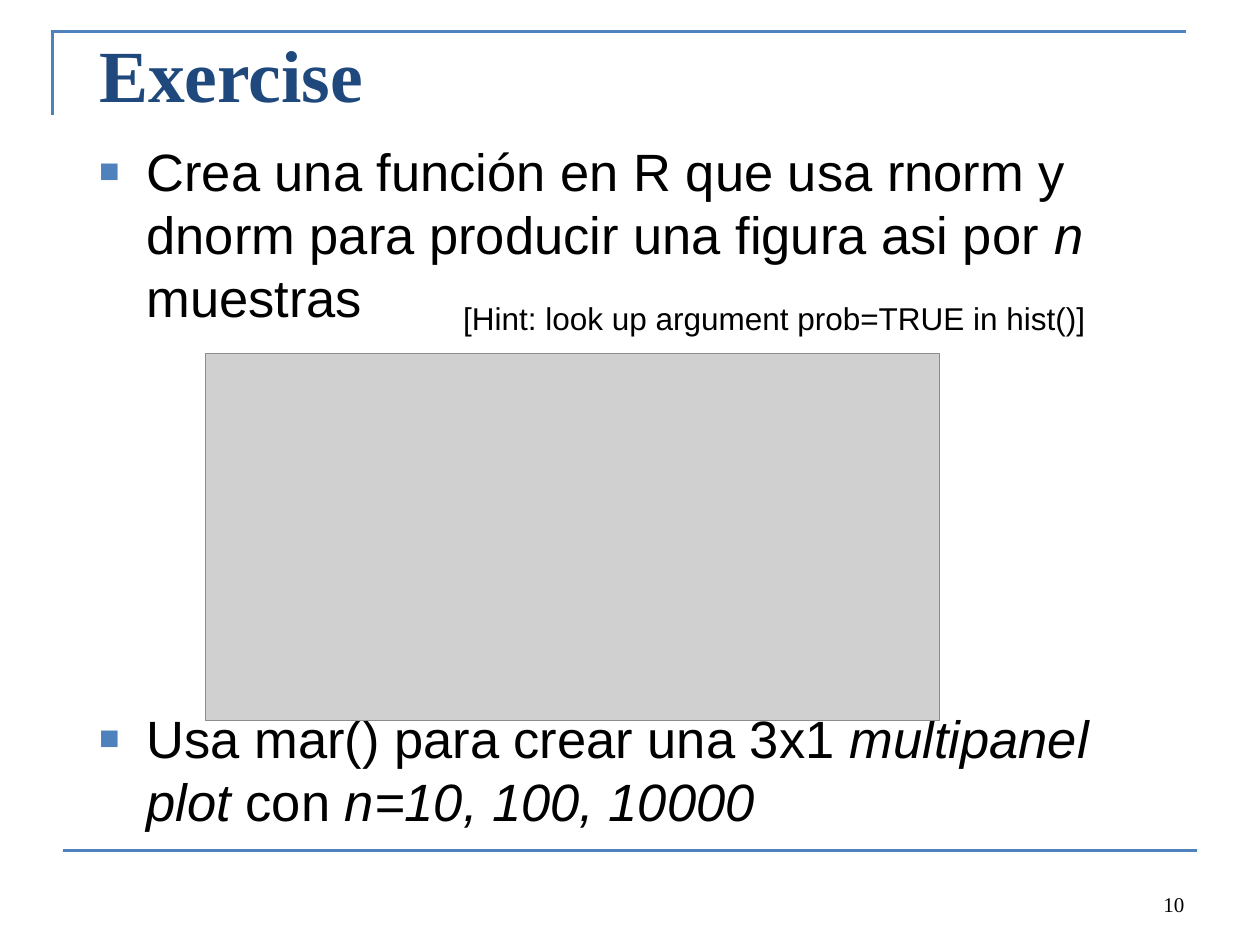
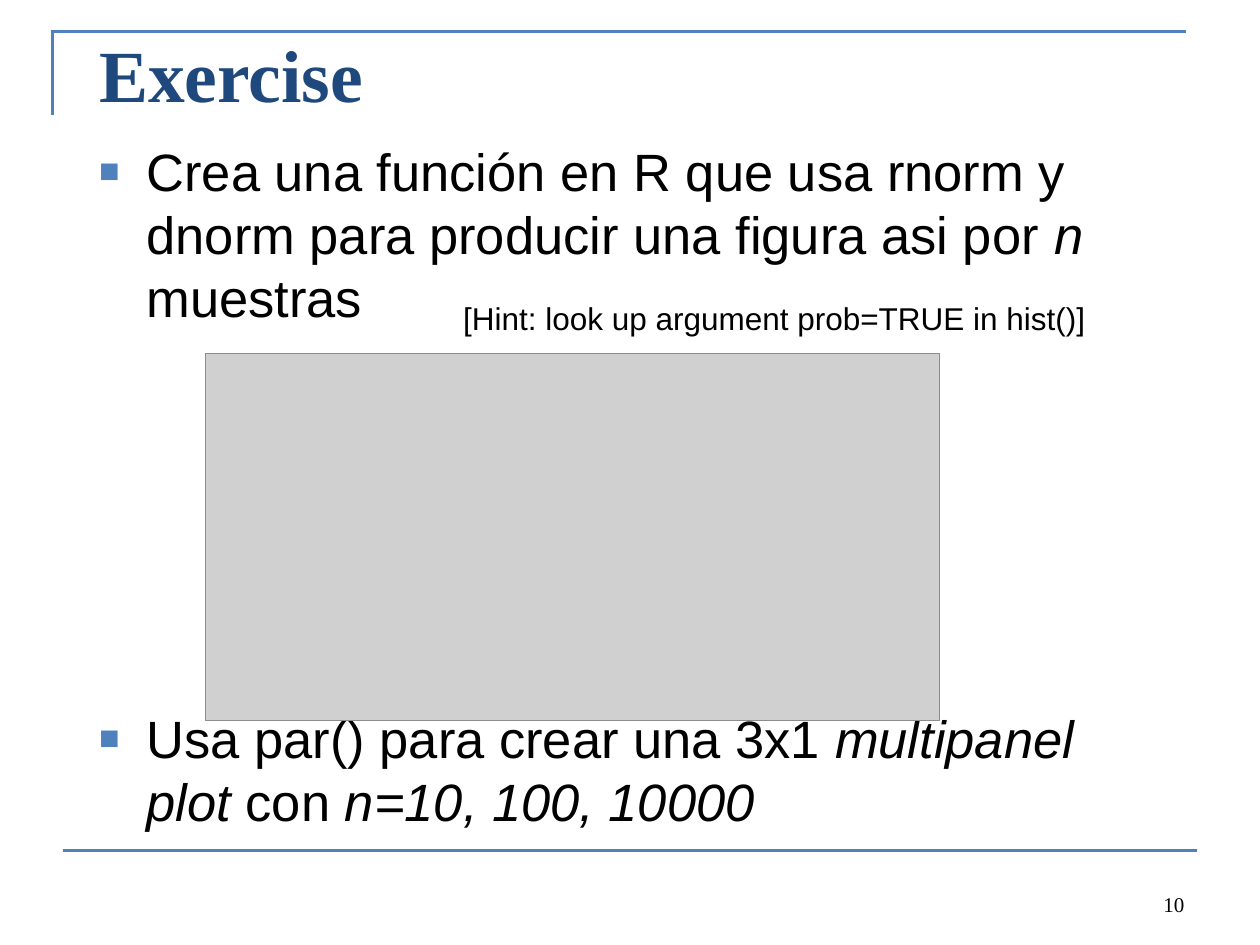
Before and after one commit to colemonnahan/bayes_workshop, a slide deck: slide 10 of dia1/lecture1_probability.pptx. Drawn at 1260x945 pixels with LibreOffice and Linux fonts; fonts in the diff are those of the drawing; grey boxes stand for pictures. Boxes give left, top, right and bottom in pixels: in the first picture for what was removed or moved away, otherwise in the second. Text is boxed around its words. In the diff, an @@ line names an element or a change of style, - is before the commit and + after.

```diff
--- a/dia1/lecture1_probability.pptx
+++ b/dia1/lecture1_probability.pptx
@@ text at (x1=146, y1=716, x2=1074, y2=832): text changed @@
-■ Usa mar() para crear una 3x1 multipanel plot con n=10, 100, 10000
+■ Usa par() para crear una 3x1 multipanel plot con n=10, 100, 10000
```
Also in this commit, not shown: 5 other files.
